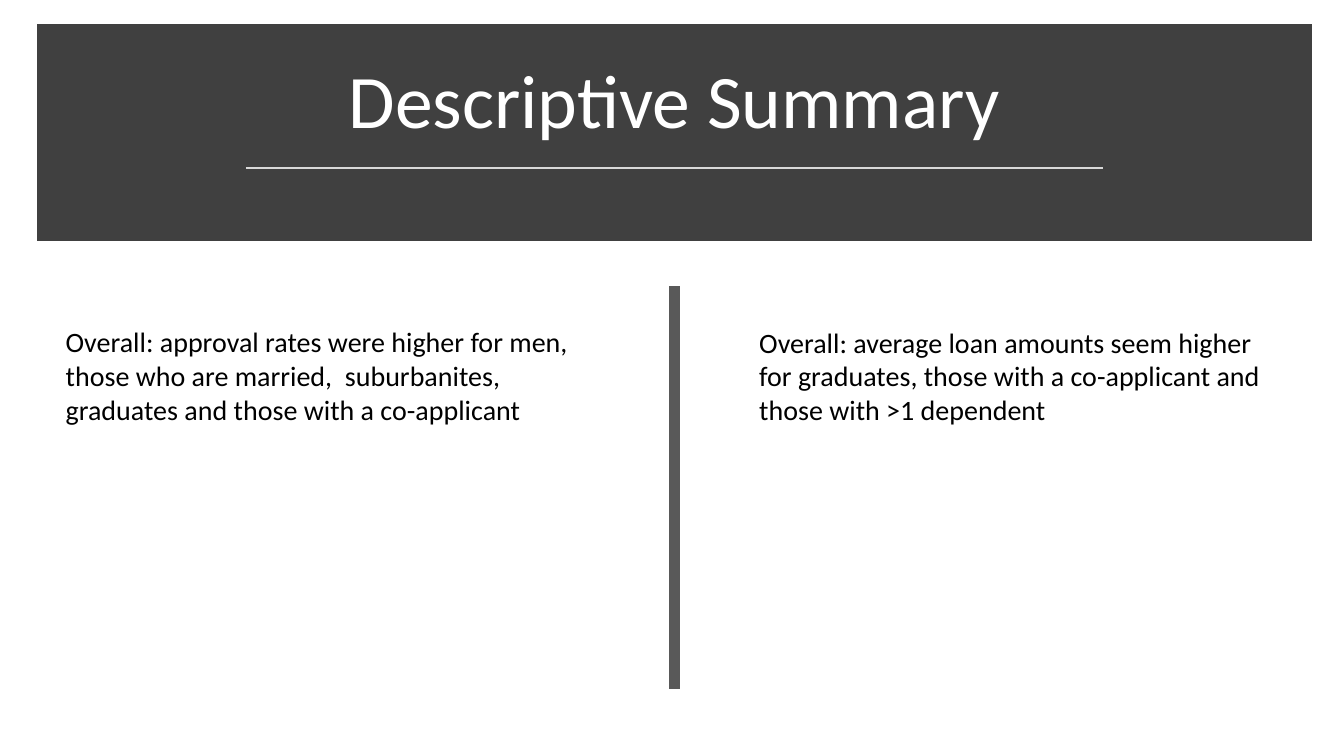
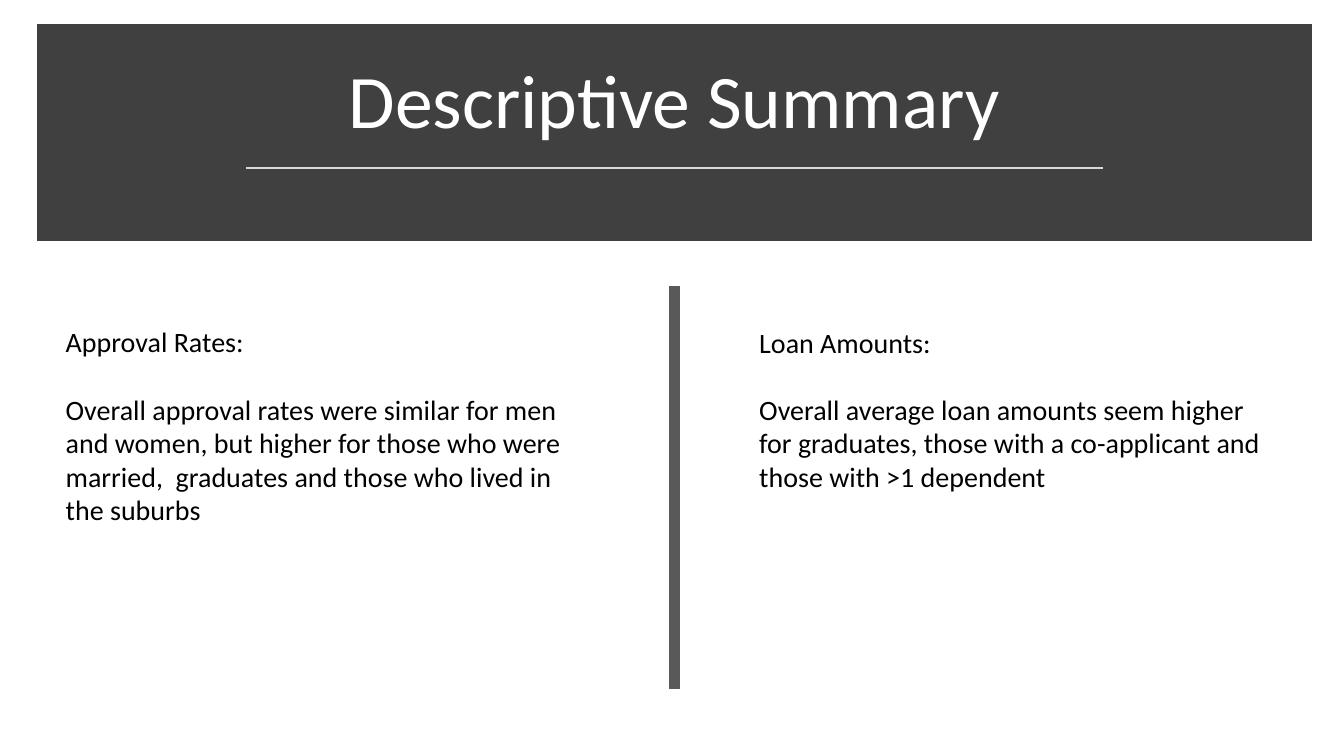
Before and after one commit to diazdez/Project-3, a slide deck: slide 7 of Loan approval project 3.pptx (slide 6 before the commit). Drawn at 1344x756 pixels with LibreOffice and Linux fonts; fonts in the diff are those of the drawing. Boxes give left, top, right and bottom in pixels: in the first picture for what was removed or moved away, otherwise in the second. Text is boxed around its words. In the diff, an @@ line names an element or a change of style, - is before the commit and + after.

```diff
--- a/Loan approval project 3.pptx
+++ b/Loan approval project 3.pptx
@@ text at [66,332,560,521]: text changed @@
-Overall: approval rates were higher for men, those who are married, suburbanites, graduates and those with a co-applicant
+Approval Rates:
+Overall approval rates were similar for men and women, but higher for those who were married, graduates and those who lived in the suburbs
@@ text at [759,335,1260,492]: text changed @@
-Overall: average loan amounts seem higher for graduates, those with a co-applicant and those with >1 dependent
+Loan Amounts:
+Overall average loan amounts seem higher for graduates, those with a co-applicant and those with >1 dependent
```
Also in this commit, not shown: 3 other slides changed, 2 slides added, 1 slide removed, 4 other files.
